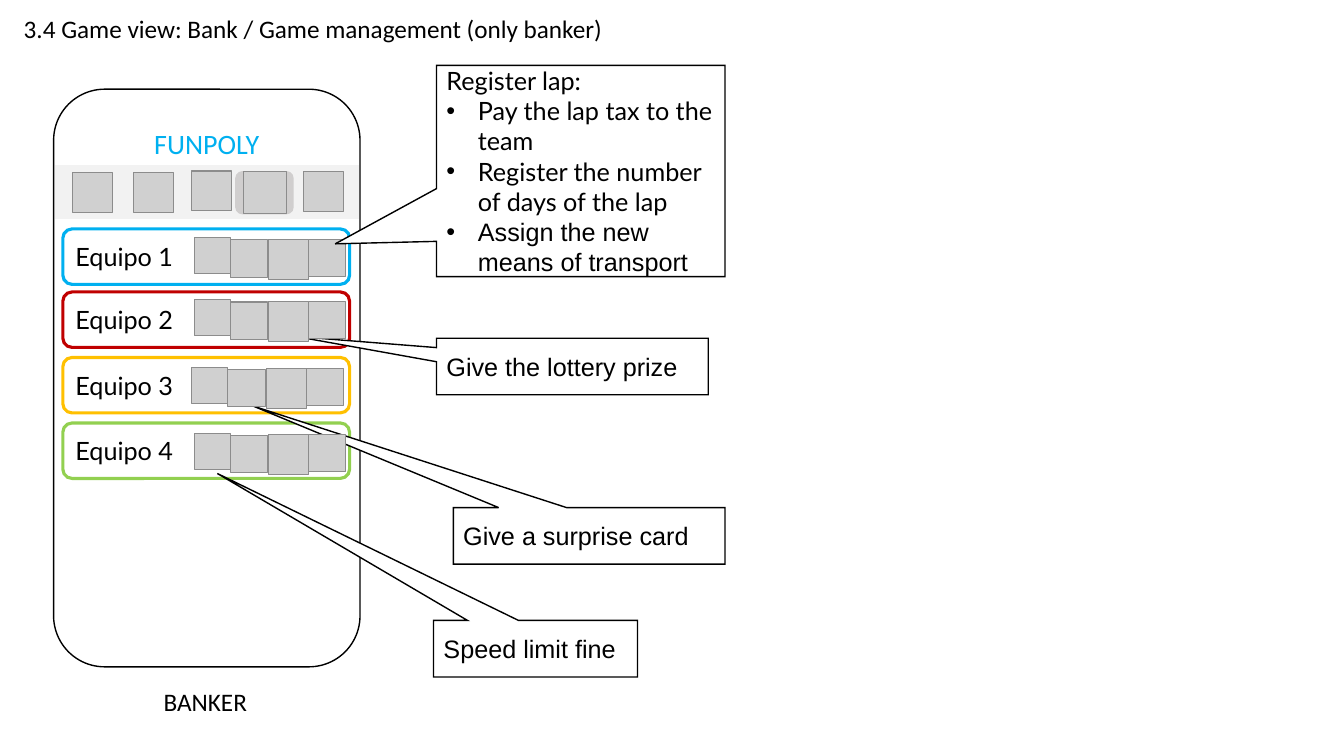
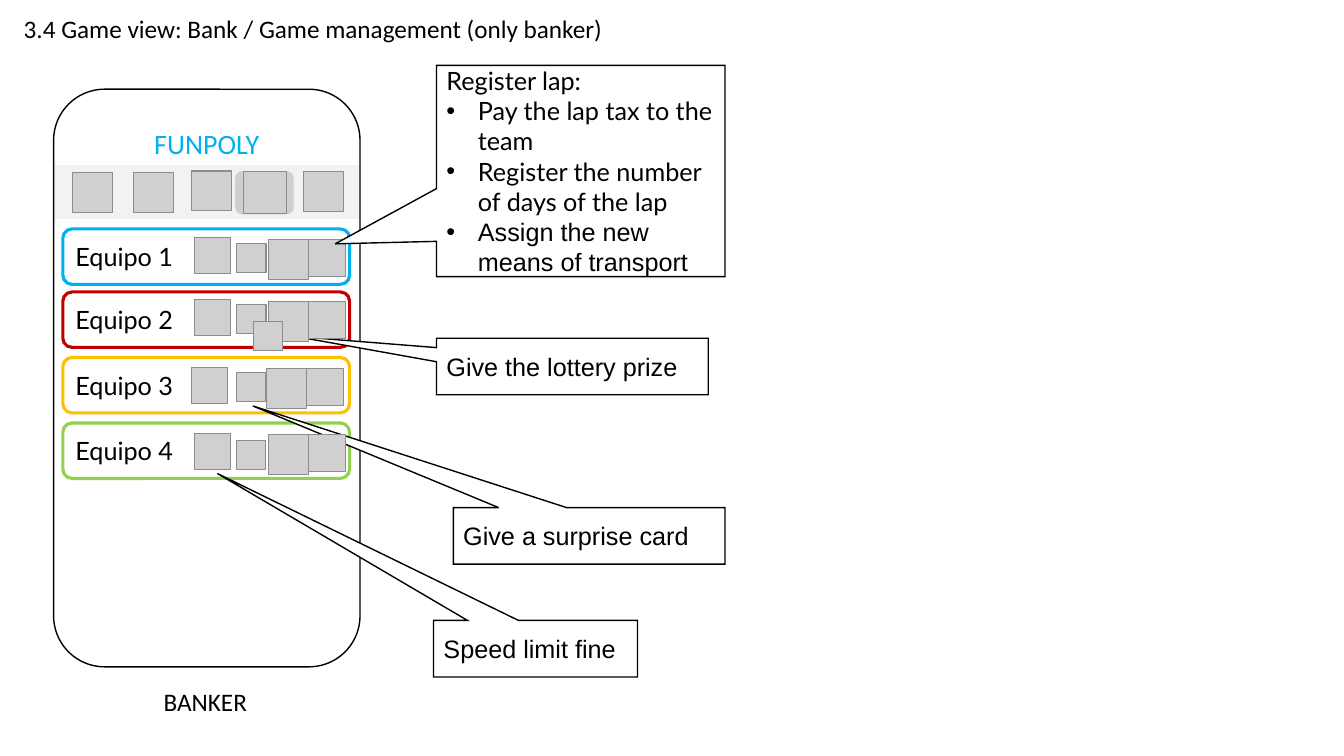
Before and after one commit to reinarrow/funpoly, a slide deck: slide 7 of docs/mockup.pptx. Drawn at 1344x756 pixels with LibreOffice and Linux fonts; fonts in the diff are those of the drawing; grey boxes stand for pictures. Boxes give left, top, right and bottom in pixels: in the first picture for what was removed or moved away, otherwise in the second. Text is boxed around its words. In the diff, an @@ line names an element or a change of style, - is before the commit and + after.

Commit message:
feature(mockup): Updated mockup icons

```diff
--- a/docs/mockup.pptx
+++ b/docs/mockup.pptx
@@ picture: place and size @@
-picture at box(231, 240, 268, 277)
+picture at box(237, 243, 266, 272)
@@ picture: place and size @@
-picture at box(231, 302, 268, 340)
+picture at box(237, 304, 266, 334)
@@ picture added at box(254, 322, 283, 351) @@
@@ picture: place and size @@
-picture at box(228, 369, 265, 406)
+picture at box(237, 372, 266, 401)
@@ picture: place and size @@
-picture at box(231, 436, 268, 473)
+picture at box(237, 441, 266, 470)
```
